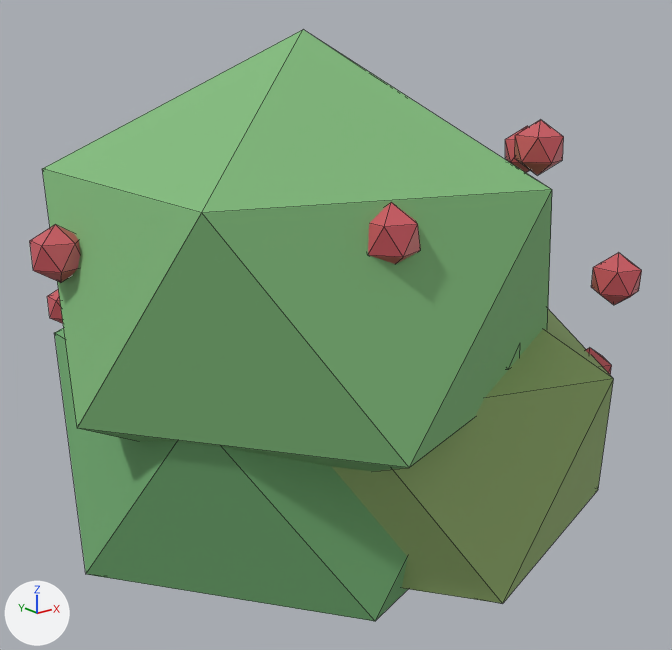
Before and after pictures for a commit that changed the glTF model public/assets/models/bush_berry.glb.
Camera for both pictures: a camera (50 mm lens) standing at (-1.254, -1.641, 1.055) and looking at (0.06, 0.002, 0.398). Lighting does not change. The marker at lower left points along +X, +Y and +Z. The older version comes first. Mesh edges are drawn as thin lines. Vertices at exactly the same position are counted once.

In view in the first picture: 'bush_berry'.
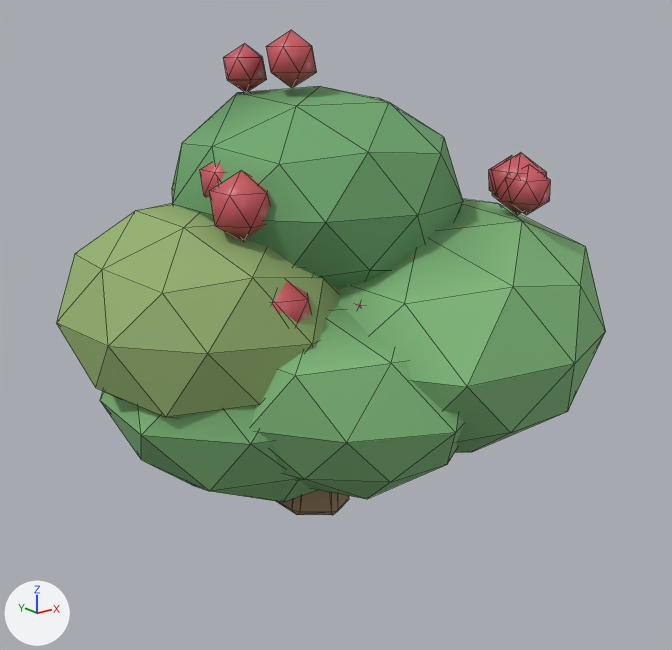
Changed parts and their boxes [x1, y1, x2, y2] in the pictures (672 x 650 px; the box of a moved part takes in the faces that stretch with it):
'bush_berry', recoloured, reshaped (10% narrower, 18% shorter): before [30, 30, 642, 621]; after [56, 30, 606, 515]
part 1 of me_bush_berry_leaf0, moved or reshaped (not visible before): after [200, 163, 225, 197]
part 2 of me_bush_berry_leaf0, added: after [209, 171, 270, 240]
part 3 of me_bush_berry_leaf0, added: after [223, 43, 267, 92]
part 4 of me_bush_berry_leaf0, added: after [266, 30, 317, 88]
part 5 of me_bush_berry_leaf0, added: after [271, 281, 311, 323]
part 6 of me_bush_berry_leaf0, added: after [506, 164, 551, 215]
part 7 of me_bush_berry_leaf0, added (red): after [492, 153, 547, 215]
part 8 of me_bush_berry_leaf0, added: after [489, 156, 513, 196]
part 9 of me_bush_berry_leaf0, rebuilt (not visible before): after [56, 203, 339, 418]
part 10 of me_bush_berry_leaf0, rebuilt: before [54, 328, 408, 621]; after [100, 391, 317, 502]
part 11 of me_bush_berry_leaf0, rebuilt (not visible before): after [251, 305, 464, 499]
part 12 of me_bush_berry_leaf0, rebuilt: before [332, 309, 614, 604]; after [338, 199, 606, 453]
part 13 of me_bush_berry_leaf0, rebuilt (not visible before): after [276, 490, 349, 515]
part 14 of me_bush_berry_leaf0, added (green): after [172, 86, 463, 290]
part 15 of me_bush_berry_leaf0, deleted (mostly hidden): before [30, 120, 642, 375]
part 16 of me_bush_berry_leaf0, deleted (green): before [42, 30, 552, 471]

The change, as a list of edits to the scene's bpy script:
```text
Change mat_leaf_a:
    where n0 = _N.new('ShaderNodeBsdfPrincipled'); n0.name = 'Principled BSDF'
    remove n0.inputs[0].default_value = (0.16, 0.4, 0.16, 1.0)  # 'Base Color', green #6faa6f
    add n2 = _N.new('ShaderNodeMix'); n2.name = 'Mix'
    add n2.data_type = 'RGBA'
    add n2.blend_type = 'MULTIPLY'
    add n2.inputs[0].default_value = 1.0  # 'Factor'
    add n2.inputs[7].default_value = (0.16, 0.4, 0.16, 1.0)  # 'B', green #6faa6f
    add n3 = _N.new('ShaderNodeVertexColor'); n3.name = 'Color Attribute'
    add _L.new(n2.outputs[2], n0.inputs[0])  # 'Result' to 'Base Color'
    add _L.new(n3.outputs[0], n2.inputs[6])  # 'Color' to 'A'
Change mat_leaf_b:
    where n0 = _N.new('ShaderNodeBsdfPrincipled'); n0.name = 'Principled BSDF'
    remove n0.inputs[0].default_value = (0.22, 0.5, 0.2, 1.0)  # 'Base Color', green #81bc7c
    add n2 = _N.new('ShaderNodeMix'); n2.name = 'Mix'
    add n2.data_type = 'RGBA'
    add n2.blend_type = 'MULTIPLY'
    add n2.inputs[0].default_value = 1.0  # 'Factor'
    add n2.inputs[7].default_value = (0.22, 0.5, 0.2, 1.0)  # 'B', green #81bc7c
    add n3 = _N.new('ShaderNodeVertexColor'); n3.name = 'Color Attribute'
    add _L.new(n2.outputs[2], n0.inputs[0])  # 'Result' to 'Base Color'
    add _L.new(n3.outputs[0], n2.inputs[6])  # 'Color' to 'A'
Change mat_leaf_c:
    where n0 = _N.new('ShaderNodeBsdfPrincipled'); n0.name = 'Principled BSDF'
    remove n0.inputs[0].default_value = (0.3, 0.44, 0.16, 1.0)  # 'Base Color', green #95b16f
    add n2 = _N.new('ShaderNodeMix'); n2.name = 'Mix'
    add n2.data_type = 'RGBA'
    add n2.blend_type = 'MULTIPLY'
    add n2.inputs[0].default_value = 1.0  # 'Factor'
    add n2.inputs[7].default_value = (0.3, 0.44, 0.16, 1.0)  # 'B', green #95b16f
    add n3 = _N.new('ShaderNodeVertexColor'); n3.name = 'Color Attribute'
    add _L.new(n2.outputs[2], n0.inputs[0])  # 'Result' to 'Base Color'
    add _L.new(n3.outputs[0], n2.inputs[6])  # 'Color' to 'A'
Change mat_berry_red:
    where n0 = _N.new('ShaderNodeBsdfPrincipled'); n0.name = 'Principled BSDF'
    remove n0.inputs[0].default_value = (0.62, 0.1, 0.12, 1.0)  # 'Base Color', red #ce5961
    add n2 = _N.new('ShaderNodeMix'); n2.name = 'Mix'
    add n2.data_type = 'RGBA'
    add n2.blend_type = 'MULTIPLY'
    add n2.inputs[0].default_value = 1.0  # 'Factor'
    add n2.inputs[7].default_value = (0.62, 0.1, 0.12, 1.0)  # 'B', red #ce5961
    add n3 = _N.new('ShaderNodeVertexColor'); n3.name = 'Color Attribute'
    add _L.new(n2.outputs[2], n0.inputs[0])  # 'Result' to 'Base Color'
    add _L.new(n3.outputs[0], n2.inputs[6])  # 'Color' to 'A'
Change me_bush_berry_leaf0:
    remove me_bush_berry_leaf0.from_pydata(...)  # 348 vertices, 580 faces; spans x -0.654..0.578, y -0.637..0.71, z -0.271..1.063
    add me_bush_berry_leaf0.from_pydata(...)  # 486 vertices, 868 faces; spans x -0.537..0.685, y -0.525..0.45, z -0.046..1.062
    me_bush_berry_leaf0 part 1: the loose piece of 12 vertices spanning x -0.3..-0.201, y -0.499..-0.405, z 0.631..0.741 is moved by (0.031, 0.477, 0.074)
    me_bush_berry_leaf0 part 2: a new loose piece, an icosphere of 20 faces spanning x -0.306..-0.177, y -0.135..-0.013, z 0.652..0.796, in mat_berry_red
    me_bush_berry_leaf0 part 3: a new loose piece, an icosphere of 20 faces spanning x -0.13..-0.036, y 0.098..0.187, z 0.929..1.034, in mat_berry_red
    me_bush_berry_leaf0 part 4: a new loose piece, an icosphere of 20 faces spanning x -0.089..0.018, y -0.016..0.086, z 0.943..1.062, in mat_berry_red
    me_bush_berry_leaf0 part 5: a new loose piece, an icosphere of 20 faces spanning x -0.274..-0.147, y -0.225..-0.105, z 0.453..0.594, in mat_berry_red
    me_bush_berry_leaf0 part 6: a new loose piece, an icosphere of 20 faces spanning x 0.327..0.43, y -0.334..-0.237, z 0.665..0.779, in mat_berry_red
    me_bush_berry_leaf0 part 7: a new loose piece, an icosphere of 20 faces spanning x 0.328..0.455, y -0.309..-0.188, z 0.658..0.8, in mat_berry_red
    me_bush_berry_leaf0 part 8: a new loose piece, an icosphere of 20 faces spanning x 0.328..0.431, y -0.282..-0.184, z 0.678..0.793, in mat_berry_red
    me_bush_berry_leaf0 part 9: the loose piece of 12 vertices spanning x -0.474..0.233, y -0.433..0.238, z 0.285..0.932 is rebuilt with 42 vertices and now spans x -0.537..0.131, y -0.248..0.403, z 0.234..0.715, in mat_leaf_c
    me_bush_berry_leaf0 part 10: the loose piece of 12 vertices spanning x -0.606..0.433, y -0.5..0.488, z -0.271..0.681 is rebuilt with 42 vertices and now spans x -0.471..0.24, y -0.288..0.45, z 0.016..0.529, in mat_leaf_b
    me_bush_berry_leaf0 part 11: the loose piece of 12 vertices spanning x -0.34..0.448, y -0.443..0.306, z 0.08..0.802 is rebuilt with 42 vertices and now spans x -0.319..0.319, y -0.455..0.273, z 0.047..0.549
    me_bush_berry_leaf0 part 12: the loose piece of 12 vertices spanning x -0.371..0.578, y -0.637..0.265, z -0.223..0.646 is rebuilt with 42 vertices and now spans x -0.153..0.685, y -0.525..0.28, z 0.11..0.695, in mat_leaf_b
    me_bush_berry_leaf0 part 13: the loose piece of 12 vertices spanning x -0.078..0.078, y -0.09..0.09, z -0.035..0.315 is rebuilt with 36 vertices and now spans x -0.104..0.067, y -0.093..0.093, z -0.046..0.363
    me_bush_berry_leaf0 part 14: a new loose piece of 42 vertices spanning x -0.276..0.384, y -0.275..0.424, z 0.427..0.943, in mat_leaf_a
    me_bush_berry_leaf0 part 15: 20 loose pieces with 240 vertices, spanning x -0.654..0.508, y -0.615..0.71, z 0.308..0.894, are deleted
    me_bush_berry_leaf0 part 16: 24 vertices removed from x -0.647..0.4, y -0.625..0.462, z 0.032..1.063
    other edits to the shape of me_bush_berry_leaf0 do not show in these pictures
```
